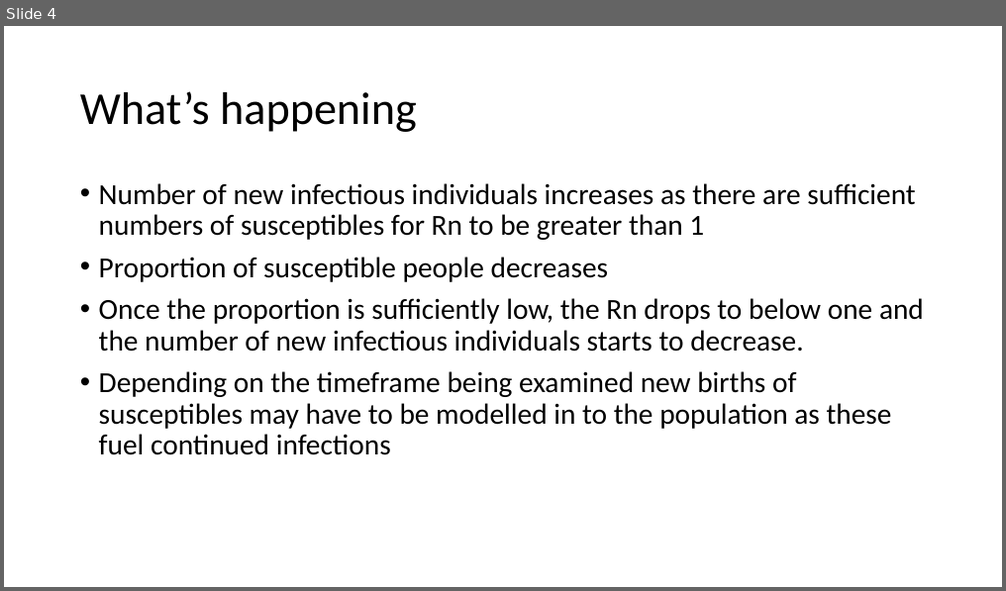
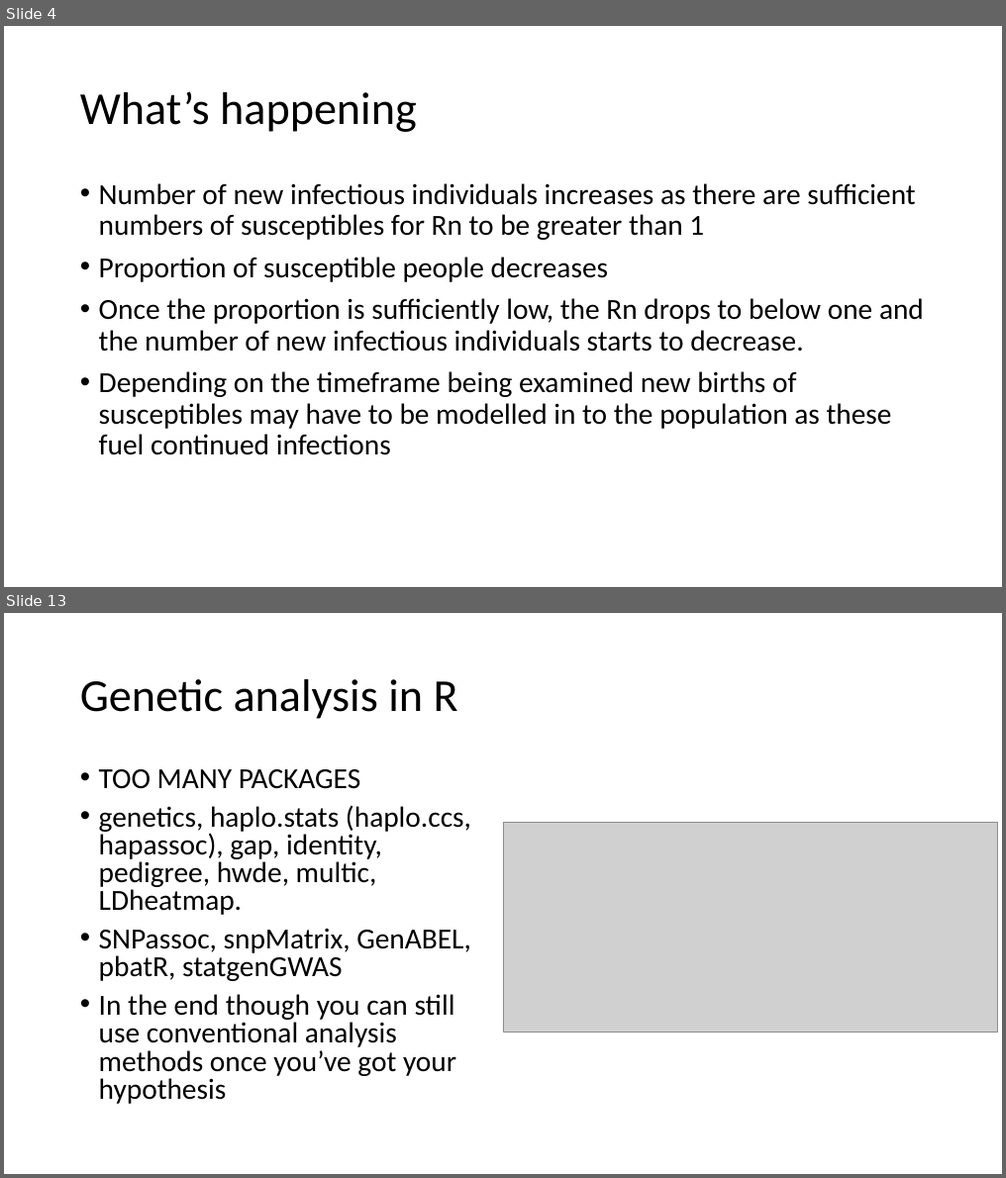
Before and after one commit to CJGRobins/R_Teaching, a slide deck: Session 8/Session 8.pptx. Shown one above the other, each under a label of ours: slide 4 before the commit, slides 4 and 13 after it; the slides between them are not shown. The pictures are 1006x591 and 1006x1178 pixels, drawn with LibreOffice and Linux fonts; fonts in the diff are those of the drawing; grey boxes stand for pictures. Boxes give left, top, right and bottom in pixels: in the first picture for what was removed or moved away, otherwise in the second. Text is boxed around its words. In the diff, an @@ line names an element or a change of style, - is before the commit and + after.

```diff
--- a/Session 8/Session 8.pptx
+++ b/Session 8/Session 8.pptx
@@ slide 13 added at [4, 613, 1002, 1174], background #FFFFFF @@
@@ title added at [80, 679, 458, 719], 44 pt, text #000000 @@
+Genetic analysis in R
@@ text added at [99, 769, 471, 1104], 28 pt, text #000000 @@
+• TOO MANY PACKAGES
+• genetics, haplo.stats (haplo.ccs, hapassoc), gap, identity, pedigree, hwde, multic, LDheatmap.
+• SNPassoc, snpMatrix, GenABEL, pbatR, statgenGWAS
+• In the end though you can still use conventional analysis methods once you’ve got your hypothesis
@@ picture added at [503, 822, 997, 1032] @@
```
Also in this commit, not shown: 1 slide changed, 13 other slides added, 6 slides removed.
